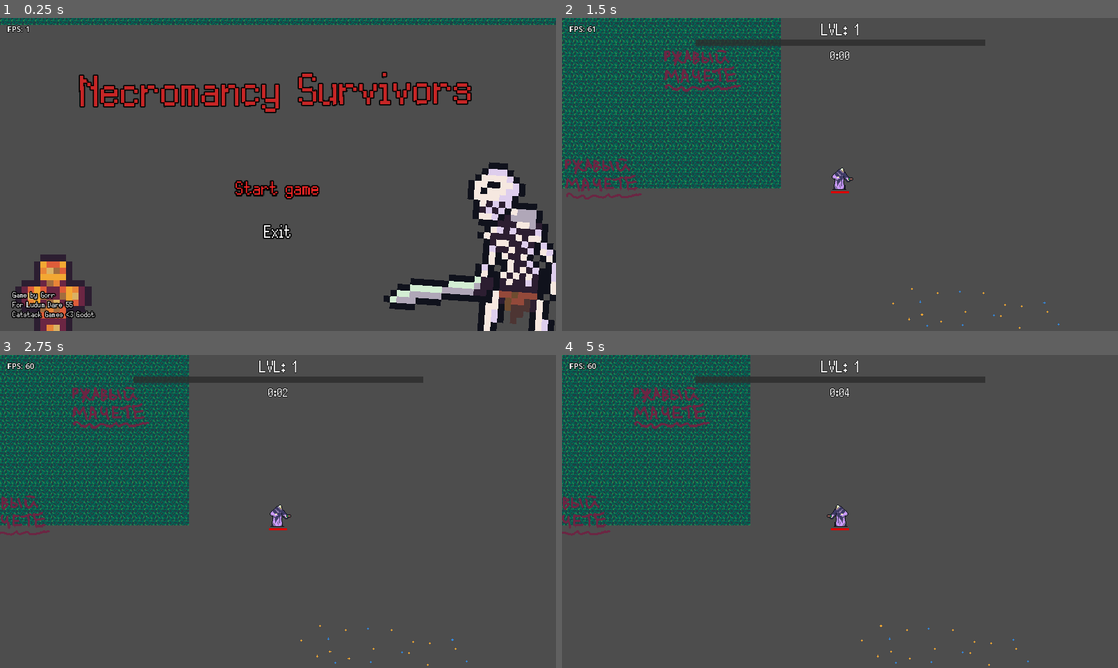
Above: before the commit, frames 1-4 (two rows, left to right).
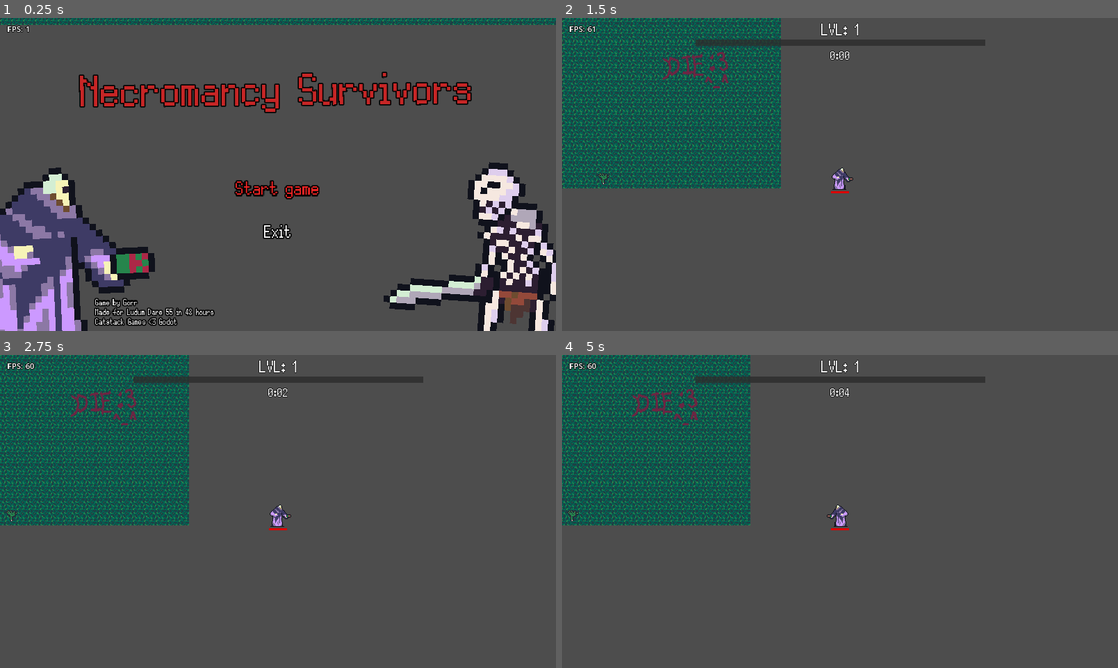
Above: after the commit, the same moments.

Repository: GORR174/LD55-summoning
Game: Godot game, scene res://scenes/Menu.tscn
Two runs of this game, one before a commit and one after it. Both use one fixed random seed, a clock stepped at 60 frames per second and the inputs below.
Inputs (mouse positions are in pixels of both pictures, inside the frame that each line leads up to):
- Up to frame 1 (0.25 s): no input
- Up to frame 2 (1.5 s): click "Start game" at 0.5 s; tap Enter at 1.25 s; move the mouse to (962, 158) at 1.27 s; hold Right (right) from 1.28 s (still down); tap Tab at 1.35 s; click (962, 158) at 1.42 s
- Up to frame 3 (2.75 s): release Right (right) at 2 s; drag from (166, 527) to (250, 574) at 2.02 s
- Up to frame 4 (5 s): move the mouse to (895, 442) at 2.77 s; hold Right (right) 2.78-3.5 s; tap Tab at 2.85, 4.35 s; click (895, 442) at 2.92 s; drag from (812, 574) to (673, 464) at 3.52 s; tap Space at 4.25 s; move the mouse to (1006, 558) at 4.27 s; hold Left (left) from 4.28 s (still down); click (1006, 558) at 4.42 s

The runs differ from the first frame. In frame 1, 7.4% of the frame differs, in the area x 0-39%, y 47-100%; in frame 2, 1.3%; in frame 3, 1.0%; in frame 4, 1.0%.

Commit message:
Almost complete

Diff:
--- a/prefabs/player/player.tscn
+++ b/prefabs/player/player.tscn
@@ -66,6 +66,7 @@
 			minutes += 1
 		text = (str(minutes) if minutes < 10 else str(minutes)) + \":\" \\
 			+ (\"0\" + str(seconds) if seconds < 10 else str(seconds))
+		Global.time_survived = text
 
 
 func _ready():
@@ -200,6 +201,14 @@
 [node name="Timer" type="Timer" parent="Camera2D/TimerLabel"]
 autostart = true
 
+[node name="LoseRect" type="ColorRect" parent="Camera2D"]
+z_index = 1000
+offset_left = -988.0
+offset_top = -566.0
+offset_right = 996.0
+offset_bottom = 558.0
+color = Color(0, 0, 0, 0)
+
 [node name="HealthSystem" type="Node" parent="."]
 script = ExtResource("4_3adh0")
 
--- /dev/null
+++ b/scenes/GameOver.tscn
@@ -0,0 +1,297 @@
+[gd_scene load_steps=14 format=3 uid="uid://dikixve6nm4hu"]
+
+[ext_resource type="Script" path="res://scripts/menu/Menu.gd" id="1_qvv2l"]
+[ext_resource type="Theme" uid="uid://dhmtnj7vvtt4h" path="res://main_theme.tres" id="2_yrhm4"]
+[ext_resource type="FontFile" uid="uid://cgtlxpefvcma1" path="res://fonts/Silver.ttf" id="3_x65dv"]
+[ext_resource type="Texture2D" uid="uid://winvk38y5c0r" path="res://prefabs/skeleton/Skeleton.png" id="5_vddye"]
+[ext_resource type="Texture2D" uid="uid://dl2q1k7ngmok6" path="res://textures/ClayTotem.png" id="6_p6hhh"]
+[ext_resource type="Texture2D" uid="uid://cd6j2u5g0j3e" path="res://prefabs/player/Player.png" id="7_1njm0"]
+
+[sub_resource type="Animation" id="Animation_iybgg"]
+length = 0.001
+tracks/0/type = "value"
+tracks/0/imported = false
+tracks/0/enabled = true
+tracks/0/path = NodePath(".:scale")
+tracks/0/interp = 1
+tracks/0/loop_wrap = true
+tracks/0/keys = {
+"times": PackedFloat32Array(0),
+"transitions": PackedFloat32Array(1),
+"update": 0,
+"values": [Vector2(1, 1)]
+}
+tracks/1/type = "value"
+tracks/1/imported = false
+tracks/1/enabled = true
+tracks/1/path = NodePath(".:rotation")
+tracks/1/interp = 1
+tracks/1/loop_wrap = true
+tracks/1/keys = {
+"times": PackedFloat32Array(0),
+"transitions": PackedFloat32Array(1),
+"update": 0,
+"values": [0.0]
+}
+
+[sub_resource type="Animation" id="Animation_36cqw"]
+resource_name = "idle"
+length = 4.0
+loop_mode = 1
+tracks/0/type = "value"
+tracks/0/imported = false
+tracks/0/enabled = true
+tracks/0/path = NodePath(".:scale")
+tracks/0/interp = 2
+tracks/0/loop_wrap = true
+tracks/0/keys = {
+"times": PackedFloat32Array(0, 1, 2, 3, 4),
+"transitions": PackedFloat32Array(1, 1, 1, 1, 1),
+"update": 0,
+"values": [Vector2(1, 1), Vector2(1.1, 1.1), Vector2(1, 1), Vector2(1.1, 1.1), Vector2(1, 1)]
+}
+tracks/1/type = "value"
+tracks/1/imported = false
+tracks/1/enabled = true
+tracks/1/path = NodePath(".:rotation")
+tracks/1/interp = 1
+tracks/1/loop_wrap = true
+tracks/1/keys = {
+"times": PackedFloat32Array(0, 1, 2, 3, 4),
+"transitions": PackedFloat32Array(1, 1, 1, 1, 1),
+"update": 0,
+"values": [0.0, -0.0698132, 0.0, 0.0698132, 0.0]
+}
+
+[sub_resource type="AnimationLibrary" id="AnimationLibrary_c2com"]
+_data = {
+"RESET": SubResource("Animation_iybgg"),
+"idle": SubResource("Animation_36cqw")
+}
+
+[sub_resource type="GDScript" id="GDScript_6f0ty"]
+script/source = "extends AnimationPlayer
+
+
+func _ready():
+	play(\"idle\")
+"
+
+[sub_resource type="GDScript" id="GDScript_7240m"]
+script/source = "extends Label
+
+
+func _ready():
+	text = \"Survival time: \" + Global.time_survived
+"
+
+[sub_resource type="GDScript" id="GDScript_h4w72"]
+script/source = "extends Label
+
+
+func _ready():
+	text = \"Enemies killed: \" + str(Global.enemies_killed)
+"
+
+[sub_resource type="GDScript" id="GDScript_5iav6"]
+script/source = "extends Label
+
+
+func _ready():
+	text = \"Character level: \" + str(Global.max_level)
+"
+
+[node name="GameOver" type="Node2D"]
+script = ExtResource("1_qvv2l")
+is_menu = false
+
+[node name="ColorRect" type="ColorRect" parent="."]
+offset_left = -23.0
+offset_top = -11.0
+offset_right = 1938.0
+offset_bottom = 1095.0
+color = Color(0, 0, 0, 1)
+
+[node name="Control" type="Control" parent="."]
+custom_minimum_size = Vector2(1920, 1080)
+layout_mode = 3
+anchors_preset = 0
+offset_right = 40.0
+offset_bottom = 40.0
+theme = ExtResource("2_yrhm4")
+
+[node name="name" type="Label" parent="Control"]
+layout_mode = 1
+anchors_preset = 5
+anchor_left = 0.5
+anchor_right = 0.5
+offset_left = -970.0
+offset_top = 21.0
+offset_right = 966.0
+offset_bottom = 396.0
+grow_horizontal = 2
+pivot_offset = Vector2(977, 178)
+theme_override_colors/font_color = Color(0.780392, 0.14902, 0.14902, 1)
+theme_override_colors/font_outline_color = Color(0, 0, 0, 1)
+theme_override_constants/outline_size = 16
+theme_override_fonts/font = ExtResource("3_x65dv")
+theme_override_font_sizes/font_size = 220
+text = "Game Over"
+horizontal_alignment = 1
+vertical_alignment = 1
+
+[node name="AnimationPlayer" type="AnimationPlayer" parent="Control/name"]
+libraries = {
+"": SubResource("AnimationLibrary_c2com")
+}
+speed_scale = 0.5
+script = SubResource("GDScript_6f0ty")
+
+[node name="VBoxContainer" type="VBoxContainer" parent="Control"]
+layout_mode = 1
+anchors_preset = 8
+anchor_left = 0.5
+anchor_top = 0.5
+anchor_right = 0.5
+anchor_bottom = 0.5
+offset_left = -309.0
+offset_top = 133.0
+offset_right = 306.0
+offset_bottom = 439.0
+grow_horizontal = 2
+grow_vertical = 2
+alignment = 1
+
+[node name="Control" type="Control" parent="Control/VBoxContainer"]
+clip_contents = true
+layout_mode = 2
+size_flags_vertical = 3
+
+[node name="PlayButton" type="TextureButton" parent="Control/VBoxContainer/Control"]
+unique_name_in_owner = true
+custom_minimum_size = Vector2(0, 80)
+layout_mode = 2
+offset_top = 12.0
+offset_right = 618.0
+offset_bottom = 92.0
+pivot_offset = Vector2(307, 44)
+toggle_mode = true
+button_pressed = true
+action_mode = 0
+
+[node name="Label" type="Label" parent="Control/VBoxContainer/Control/PlayButton"]
+layout_mode = 1
+anchors_preset = 15
+anchor_right = 1.0
+anchor_bottom = 1.0
+grow_horizontal = 2
+grow_vertical = 2
+pivot_offset = Vector2(311, 48)
+theme_override_colors/font_outline_color = Color(0, 0, 0, 1)
+theme_override_constants/outline_size = 16
+theme_override_font_sizes/font_size = 84
+text = "Restart"
+horizontal_alignment = 1
+vertical_alignment = 1
+
+[node name="Control3" type="Control" parent="Control/VBoxContainer"]
+clip_contents = true
+layout_mode = 2
+size_flags_vertical = 3
+
+[node name="ExitButton" type="TextureButton" parent="Control/VBoxContainer/Control3"]
+unique_name_in_owner = true
+custom_minimum_size = Vector2(0, 80)
+layout_mode = 2
+offset_top = 4.0
+offset_right = 618.0
+offset_bottom = 84.0
+pivot_offset = Vector2(317, 43)
+toggle_mode = true
+action_mode = 0
+
+[node name="Label" type="Label" parent="Control/VBoxContainer/Control3/ExitButton"]
+layout_mode = 1
+anchors_preset = 15
+anchor_right = 1.0
+anchor_bottom = 1.0
+grow_horizontal = 2
+grow_vertical = 2
+pivot_offset = Vector2(317, 43)
+theme_override_colors/font_outline_color = Color(0, 0, 0, 1)
+theme_override_constants/outline_size = 16
+theme_override_font_sizes/font_size = 84
+text = "Back to menu
+"
+horizontal_alignment = 1
+vertical_alignment = 1
+
+[node name="SurvivalTime" type="Label" parent="Control"]
+layout_mode = 0
+offset_left = 7.0
+offset_top = 288.0
+offset_right = 1920.0
+offset_bottom = 382.0
+pivot_offset = Vector2(93, 35)
+theme_override_colors/font_outline_color = Color(0, 0, 0, 1)
+theme_override_constants/outline_size = 16
+theme_override_font_sizes/font_size = 84
+text = "Survival time: 1:23"
+horizontal_alignment = 1
+vertical_alignment = 1
+script = SubResource("GDScript_7240m")
+
+[node name="EnemiesKilled" type="Label" parent="Control"]
+layout_mode = 0
+offset_left = 7.0
+offset_top = 376.0
+offset_right = 1920.0
+offset_bottom = 470.0
+pivot_offset = Vector2(93, 35)
+theme_override_colors/font_outline_color = Color(0, 0, 0, 1)
+theme_override_constants/outline_size = 16
+theme_override_font_sizes/font_size = 84
+text = "Enemies killed: 123"
+horizontal_alignment = 1
+vertical_alignment = 1
+script = SubResource("GDScript_h4w72")
+
+[node name="CharacterLevel" type="Label" parent="Control"]
+layout_mode = 0
+offset_left = 7.0
+offset_top = 466.0
+offset_right = 1920.0
+offset_bottom = 560.0
+pivot_offset = Vector2(93, 35)
+theme_override_colors/font_outline_color = Color(0, 0, 0, 1)
+theme_override_constants/outline_size = 16
+theme_override_font_sizes/font_size = 84
+text = "Character level: 10"
+horizontal_alignment = 1
+vertical_alignment = 1
+script = SubResource("GDScript_5iav6")
+
+[node name="Skeleton" type="Sprite2D" parent="."]
+position = Vector2(1665, 838)
+rotation = 0.0698132
+scale = Vector2(-22, 22)
+texture = ExtResource("5_vddye")
+
+[node name="ClayTotem" type="Sprite2D" parent="."]
+visible = false
+z_index = -1
+position = Vector2(173, 982)
+scale = Vector2(22, 22)
+texture = ExtResource("6_p6hhh")
+
+[node name="Player" type="Sprite2D" parent="."]
+z_index = -1
+position = Vector2(205, 858)
+rotation = -0.044815
+scale = Vector2(22, 22)
+texture = ExtResource("7_1njm0")
+
+[connection signal="mouse_entered" from="Control/VBoxContainer/Control/PlayButton" to="." method="_on_play_button_mouse_entered"]
+[connection signal="pressed" from="Control/VBoxContainer/Control/PlayButton" to="." method="_on_play_button_pressed"]
+[connection signal="mouse_entered" from="Control/VBoxContainer/Control3/ExitButton" to="." method="_on_exit_button_mouse_entered"]
+[connection signal="pressed" from="Control/VBoxContainer/Control3/ExitButton" to="." method="_on_exit_button_pressed"]
--- a/scenes/Menu.tscn
+++ b/scenes/Menu.tscn
@@ -6,6 +6,7 @@
 [ext_resource type="TileSet" uid="uid://cphn4c71ft87v" path="res://tileset/ground.tres" id="4_odvvo"]
 [ext_resource type="Texture2D" uid="uid://winvk38y5c0r" path="res://prefabs/skeleton/Skeleton.png" id="5_ilalr"]
 [ext_resource type="Texture2D" uid="uid://dl2q1k7ngmok6" path="res://textures/ClayTotem.png" id="6_lt1ak"]
+[ext_resource type="Texture2D" uid="uid://cd6j2u5g0j3e" path="res://prefabs/player/Player.png" id="7_cfj7a"]
 
 [sub_resource type="Animation" id="Animation_36cqw"]
 resource_name = "idle"
@@ -150,17 +151,17 @@
 anchors_preset = 5
 anchor_left = 0.5
 anchor_right = 0.5
-offset_left = -916.0
-offset_top = 938.0
-offset_right = -416.0
-offset_bottom = 1153.0
+offset_left = -631.0
+offset_top = 963.0
+offset_right = -131.0
+offset_bottom = 1178.0
 grow_horizontal = 2
 theme_override_colors/font_outline_color = Color(0, 0, 0, 1)
 theme_override_constants/outline_size = 16
 theme_override_fonts/font = ExtResource("3_4hnqu")
 theme_override_font_sizes/font_size = 60
 text = "Game by Gorr
-For Ludum Dare 55
+Made for Ludum Dare 55 in 48 hours
 Catstack Games <3 Godot"
 label_settings = SubResource("LabelSettings_lcte5")
 
@@ -263,11 +264,19 @@
 texture = ExtResource("5_ilalr")
 
 [node name="ClayTotem" type="Sprite2D" parent="."]
+visible = false
 z_index = -1
 position = Vector2(173, 982)
 scale = Vector2(22, 22)
 texture = ExtResource("6_lt1ak")
 
+[node name="Player" type="Sprite2D" parent="."]
+z_index = -1
+position = Vector2(205, 858)
+rotation = -0.044815
+scale = Vector2(22, 22)
+texture = ExtResource("7_cfj7a")
+
 [connection signal="mouse_entered" from="Control/VBoxContainer/Control/PlayButton" to="." method="_on_play_button_mouse_entered"]
 [connection signal="pressed" from="Control/VBoxContainer/Control/PlayButton" to="." method="_on_play_button_pressed"]
 [connection signal="mouse_entered" from="Control/VBoxContainer/Control3/ExitButton" to="." method="_on_exit_button_mouse_entered"]
--- a/scripts/GameScene/GameScene.gd
+++ b/scripts/GameScene/GameScene.gd
@@ -1,7 +1,7 @@
 extends Node2D
 
 
-@onready var next_scene: PackedScene = load("res://scenes/Menu.tscn")
+@onready var next_scene: PackedScene = load("res://scenes/GameOver.tscn")
 
 
 func _ready():
--- a/scripts/Global.gd
+++ b/scripts/Global.gd
@@ -10,6 +10,10 @@
 var enemies: Array
 
 var enemy_spawner: Node2D
+
+var max_level = 1
+var enemies_killed = 0
+var time_survived = "0:00"
 
 var upgrades: Array = [
 	Necronomicon2.new(),
@@ -33,6 +37,14 @@
 	preload("res://textures/ZombieHand.png"),
 	preload("res://textures/godot.png"),
 	preload("res://textures/rusty_machette.png"),
+	preload("res://textures/pentagram.png"),
+	preload("res://textures/hmm.png"),
+	preload("res://textures/puddle.png"),
+	preload("res://textures/flowers.png"),
+	preload("res://textures/die.png"),
+	preload("res://textures/uwu.png"),
+	preload("res://textures/ZombieHand.png"),
+	preload("res://textures/godot.png"),
 ]
 
 func reset():
@@ -47,6 +59,9 @@
 		MeleeUpgrade1.new(),
 		Golem1.new()
 	]
+	max_level = 1
+	enemies_killed = 0
+	time_survived = "0:00"
 
 
 func pick_bones():
--- a/scripts/menu/Menu.gd
+++ b/scripts/menu/Menu.gd
@@ -1,5 +1,6 @@
 extends Node2D
 
+@export var is_menu = true
 
 var group = ButtonGroup.new()
 
@@ -57,17 +58,12 @@
 
 func _on_play_button_pressed():
 	print("start game")
-	#await bg_tween_in()
 	get_tree().change_scene_to_packed(start_game_scene)
-
-
-#func bg_tween_in():
-	#var bg_tween_in = get_tree().create_tween()
-	#bg_tween_in.tween_property($Control/BlackRect, "color:a", 1, 0.4)
-	#await bg_tween_in.finished
-	#$Control/BlackRect.color.a = 1.0
 
 
 func _on_exit_button_pressed():
 	print("exit")
-	get_tree().quit()
+	if is_menu:
+		get_tree().quit()
+	else:
+		get_tree().change_scene_to_packed(load("res://scenes/Menu.tscn"))
--- a/scripts/player/CorpseExplosionMastery.gd
+++ b/scripts/player/CorpseExplosionMastery.gd
@@ -18,8 +18,11 @@
 	if is_opened and !cooldown:
 		for i in range(0, corpse_count):
 			var bones_position = Global.pick_bones()
-			if bones_position == null and i == 0:
-				return false
+			if bones_position == null:
+				if i == 0:
+					return false
+				else:
+					return true
 			var corpse_explosion = corpse_explosion_scene.instantiate()
 			corpse_explosion.position = bones_position
 			corpse_explosion.damage += additional_damage
--- a/scripts/player/player.gd
+++ b/scripts/player/player.gd
@@ -18,10 +18,12 @@
 
 var current_xp: float = 0:
 	set(value):
+		Global.enemies_killed += 1
 		current_xp = value
 		if current_xp >= to_next_lvl:
 			current_xp -= to_next_lvl
 			current_lvl += 1
+			Global.max_level = current_lvl
 			if current_lvl < 4:
 				to_next_lvl = to_next_lvl * 1.3
 			elif current_lvl < 10:
@@ -58,4 +60,10 @@
 
 
 func _on_death():
-	Global.game_ref.game_over()
+	$PlayerSprite.queue_free()
+	process_mode = Node.PROCESS_MODE_DISABLED
+	var tween = get_tree().create_tween()
+	tween.tween_property($Camera2D/LoseRect, "color:a", 1, 0.8).set_trans(Tween.TRANS_SINE)
+	await tween.finished
+	get_parent().game_over()
+	#get_tree().paused = true
Not shown: 1 places in scenes/Menu.tscn that only renumber resources
